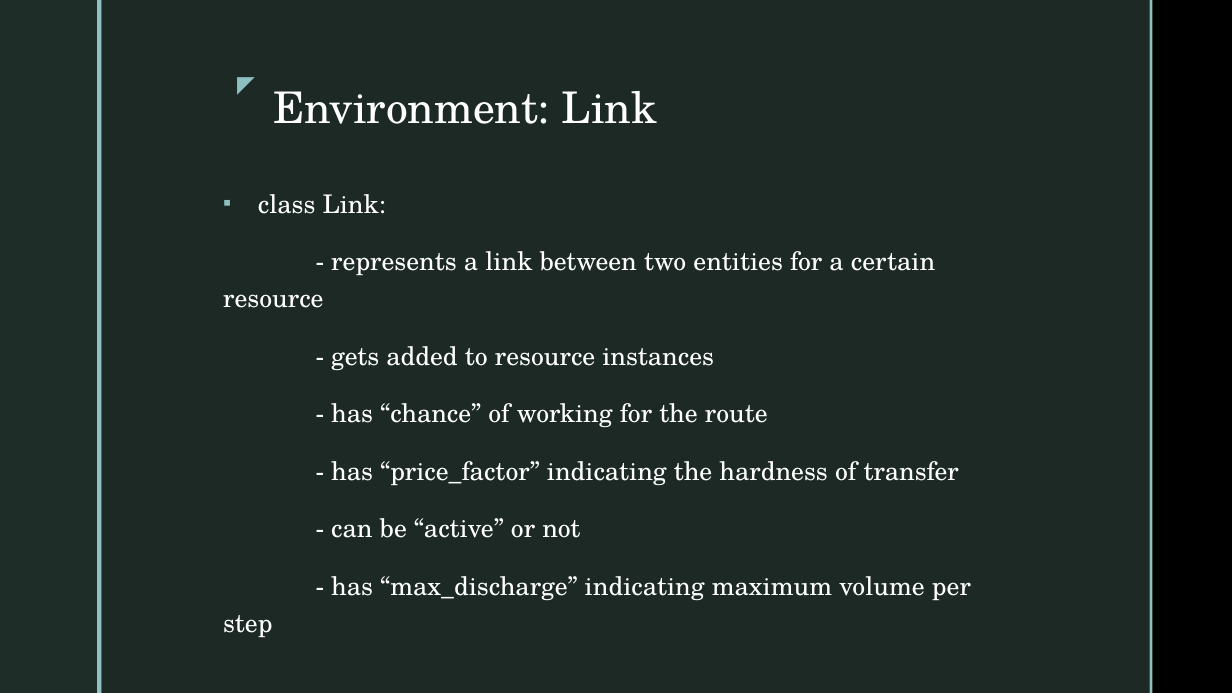
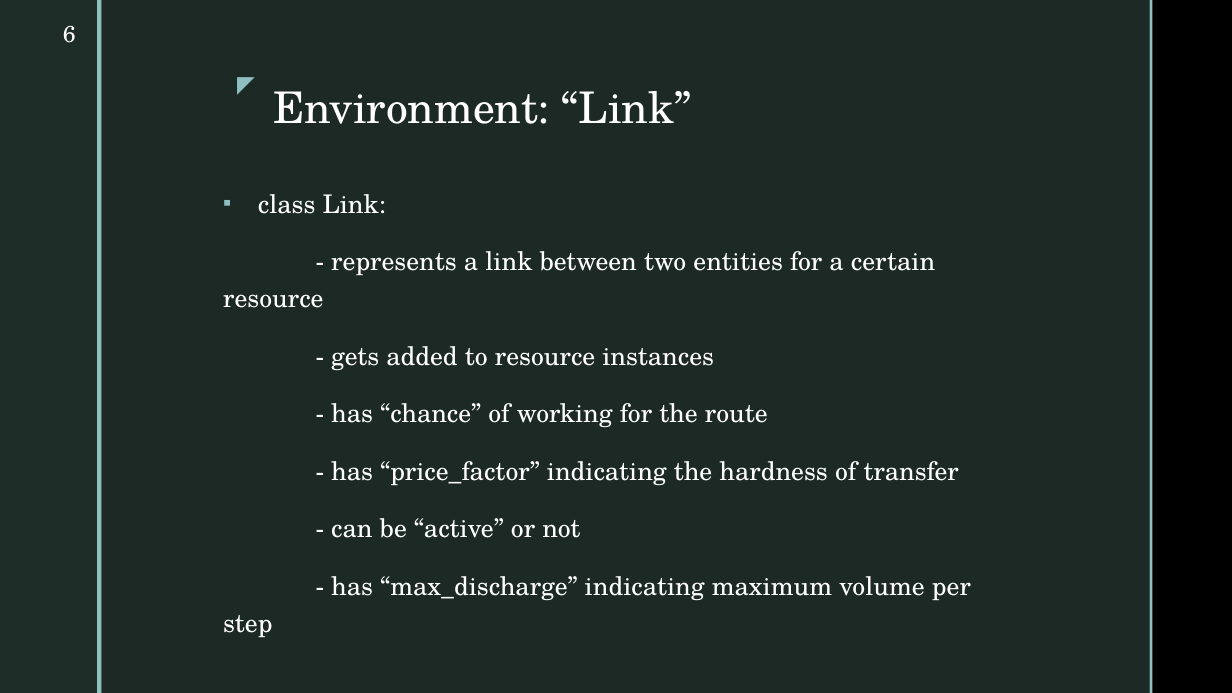
Before and after one commit to cmudrc/pied-piper, a slide deck: slide 6 of Other/Presentation/Presentation 01.pptx. Drawn at 1232x693 pixels with LibreOffice and Linux fonts; fonts in the diff are those of the drawing; background and template pictures are left out. Boxes give left, top, right and bottom in pixels: in the first picture for what was removed or moved away, otherwise in the second. Text is boxed around its words. In the diff, an @@ line names an element or a change of style, - is before the commit and + after.

```diff
--- a/Other/Presentation/Presentation 01.pptx
+++ b/Other/Presentation/Presentation 01.pptx
@@ page number added at <box>63,25,76,43</box>, 18 pt, text #FFFFFF @@
+6
@@ title at <box>273,91,691,124</box>: text changed @@
-Environment: Link
+Environment: “Link”
```
Also in this commit, not shown: 9 other slides changed, 8 slides added, 5 other files.
